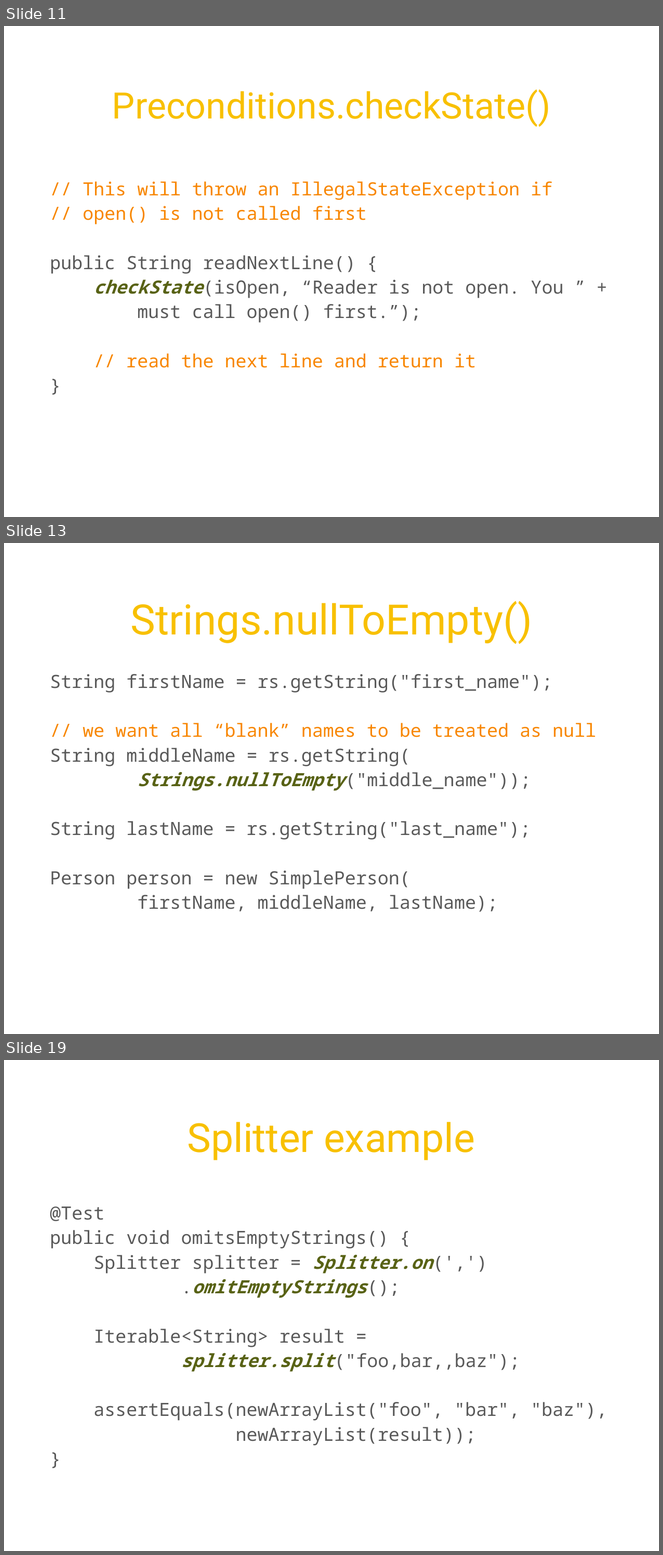
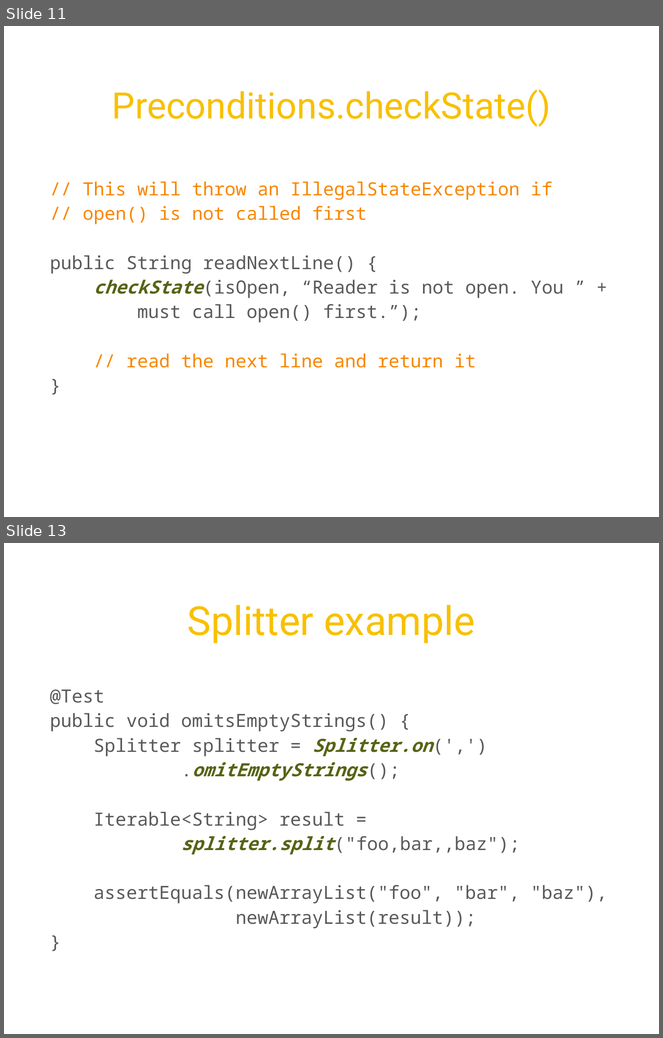
Before and after one commit to twoqubed/JavaMUG-Guava, a slide deck: JavaMUG - Guava.pptx. Shown one above the other, each under a label of ours: slides 11, 13 and 19 before the commit, slides 11 and 13 after it; the slides between them are not shown. The pictures are 663x1555 and 663x1038 pixels, drawn with LibreOffice and Linux fonts; fonts in the diff are those of the drawing; background and template pictures are left out. Boxes give left, top, right and bottom in pixels: in the first picture for what was removed or moved away, otherwise in the second. Text is boxed around its words. In the diff, an @@ line names an element or a change of style, - is before the commit and + after.

```diff
--- a/JavaMUG - Guava.pptx
+++ b/JavaMUG - Guava.pptx
@@ slide 13 removed at [4,543,659,1034], background picture (left out) @@
@@ title removed at [131,601,532,644] @@
-Strings.nullToEmpty()
@@ text removed at [50,674,596,912] @@
-String firstName = rs.getString("first_name");
-// we want all “blank” names to be treated as null
-String middleName = rs.getString(
-Strings.nullToEmpty("middle_name"));
-String lastName = rs.getString("last_name");
-Person person = new SimplePerson(
-firstName, middleName, lastName);
@@ what was slide 19 is now slide 13 @@
```
Also in this commit, not shown: 19 slides changed, 5 slides added, 5 other slides removed, 9 other files.
